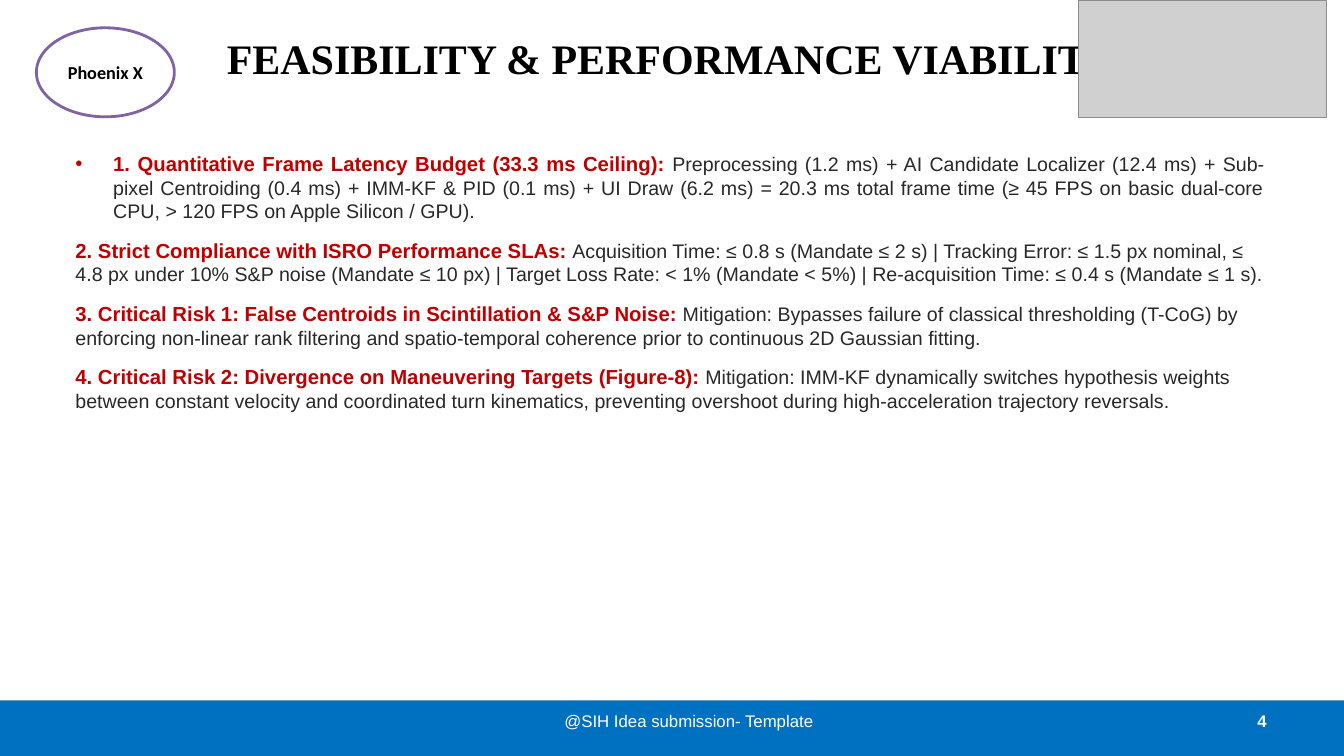
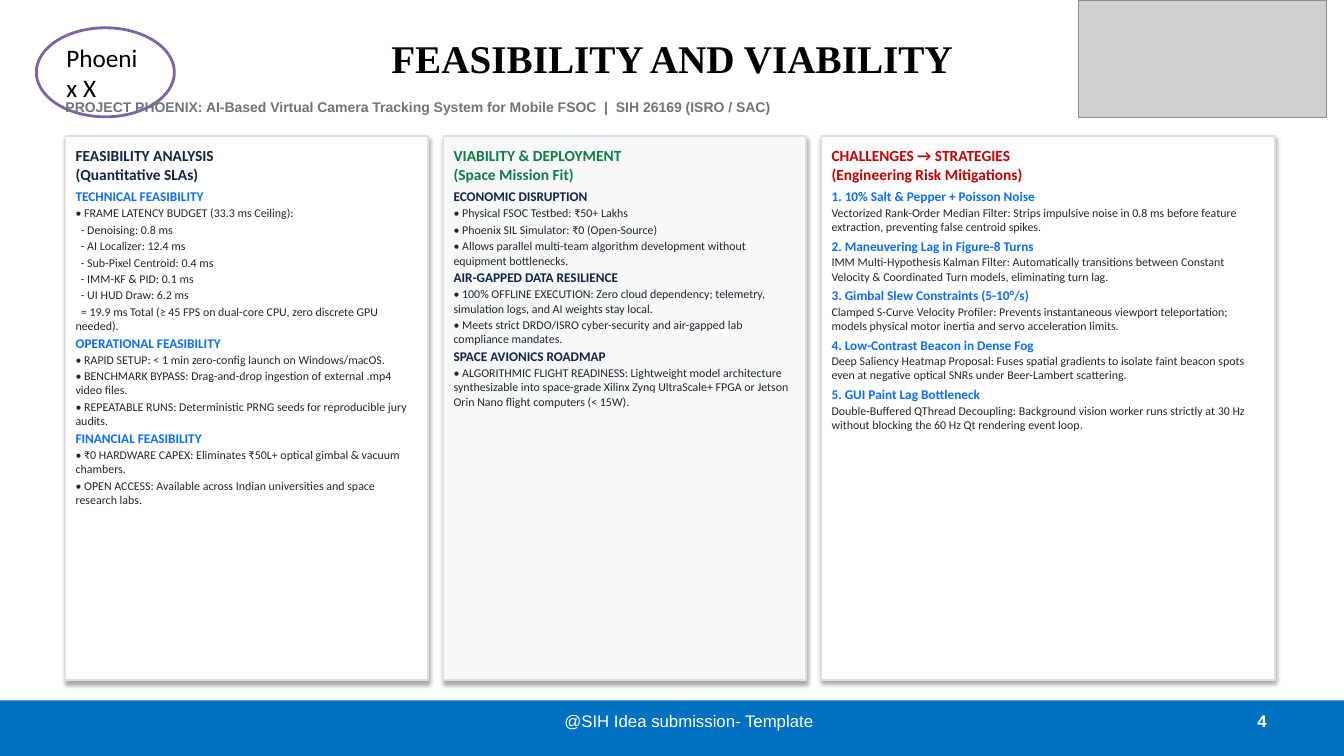
Before and after one commit to jvstin47/SIH-26169-Virtual-Camera-Tracking, a slide deck: slide 4 of Phoenix_X_SIH26169_Submission.pptx. Drawn at 1344x756 pixels with LibreOffice and Linux fonts; fonts in the diff are those of the drawing; grey boxes stand for pictures. Boxes give left, top, right and bottom in pixels: in the first picture for what was removed or moved away, otherwise in the second. Text is boxed around its words. In the diff, an @@ line names an element or a change of style, - is before the commit and + after.

Commit message:
feat(presentation): upgrade presentation deck to match multi-column card-based layout of SIH26177

```diff
--- a/Phoenix_X_SIH26169_Submission.pptx
+++ b/Phoenix_X_SIH26169_Submission.pptx
@@ ellipse "Phoenix X" at (x1=36, y1=28, x2=174, y2=117): size 13 to 18 pt, bold off; alignment centre to left @@
@@ title at (x1=391, y1=47, x2=953, y2=74): text changed; size 30 to 28 pt @@
-FEASIBILITY & PERFORMANCE VIABILITY
+FEASIBILITY AND VIABILITY
@@ text added at (x1=65, y1=102, x2=770, y2=116), 10 pt, text #6C757D, bold @@
+PROJECT PHOENIX: AI-Based Virtual Camera Tracking System for Mobile FSOC | SIH 26169 (ISRO / SAC)
@@ rectangle added at (x1=66, y1=136, x2=429, y2=681), fill #FFFFFF, outline #DAE0E9 1.2 pt @@
@@ rectangle added at (x1=444, y1=136, x2=807, y2=681), fill #F6F8FA, outline #DAE0E9 1.2 pt @@
@@ rectangle added at (x1=822, y1=136, x2=1275, y2=681), fill #FFFFFF, outline #DAE0E9 1.2 pt @@
@@ text removed at (x1=75, y1=156, x2=1264, y2=412) @@
-• 1. Quantitative Frame Latency Budget (33.3 ms Ceiling): Preprocessing (1.2 ms) + AI Candidate Localizer (12.4 ms) + Sub-pixel Centroiding (0.4 ms) + IMM-KF & PID (0.1 ms) + UI Draw (6.2 ms) = 20.3 ms total frame time (≥ 45 FPS on basic dual-core CPU, > 120 FPS on Apple Silicon / GPU).
-2. Strict Compliance with ISRO Performance SLAs: Acquisition Time: ≤ 0.8 s (Mandate ≤ 2 s) | Tracking Error: ≤ 1.5 px nominal, ≤ 4.8 px under 10% S&P noise (Mandate ≤ 10 px) | Target Loss Rate: < 1% (Mandate < 5%) | Re-acquisition Time: ≤ 0.4 s (Mandate ≤ 1 s).
-3. Critical Risk 1: False Centroids in Scintillation & S&P Noise: Mitigation: Bypasses failure of classical thresholding (T-CoG) by enforcing non-linear rank filtering and spatio-temporal coherence prior to continuous 2D Gaussian fitting.
-4. Critical Risk 2: Divergence on Maneuvering Targets (Figure-8): Mitigation: IMM-KF dynamically switches hypothesis weights between constant velocity and coordinated turn kinematics, preventing overshoot during high-acceleration trajectory reversals.
@@ text added at (x1=76, y1=151, x2=407, y2=504), 8.5 pt, text #212529 @@
+FEASIBILITY ANALYSIS
+(Quantitative SLAs)
+TECHNICAL FEASIBILITY
+• FRAME LATENCY BUDGET (33.3 ms Ceiling):
+- Denoising: 0.8 ms
+- AI Localizer: 12.4 ms
+- Sub-Pixel Centroid: 0.4 ms
+- IMM-KF & PID: 0.1 ms
+- UI HUD Draw: 6.2 ms
+= 19.9 ms Total (≥ 45 FPS on dual-core CPU, zero discrete GPU needed).
+OPERATIONAL FEASIBILITY
+• RAPID SETUP: < 1 min zero-config launch on Windows/macOS.
+• BENCHMARK BYPASS: Drag-and-drop ingestion of external .mp4 video files.
+• REPEATABLE RUNS: Deterministic PRNG seeds for reproducible jury audits.
+FINANCIAL FEASIBILITY
+• ₹0 HARDWARE CAPEX: Eliminates ₹50L+ optical gimbal & vacuum chambers.
+• OPEN ACCESS: Available across Indian universities and space research labs.
@@ text added at (x1=454, y1=151, x2=789, y2=408), 8.5 pt, text #212529 @@
+VIABILITY & DEPLOYMENT
+(Space Mission Fit)
+ECONOMIC DISRUPTION
+• Physical FSOC Testbed: ₹50+ Lakhs
+• Phoenix SIL Simulator: ₹0 (Open-Source)
+• Allows parallel multi-team algorithm development without equipment bottlenecks.
+AIR-GAPPED DATA RESILIENCE
+• 100% OFFLINE EXECUTION: Zero cloud dependency; telemetry, simulation logs, and AI weights stay local.
+• Meets strict DRDO/ISRO cyber-security and air-gapped lab compliance mandates.
+SPACE AVIONICS ROADMAP
+• ALGORITHMIC FLIGHT READINESS: Lightweight model architecture synthesizable into space-grade Xilinx Zynq UltraScale+ FPGA or Jetson Orin Nano flight computers (< 15W).
@@ text added at (x1=832, y1=151, x2=1245, y2=431), 8.5 pt, text #212529 @@
+CHALLENGES → STRATEGIES
+(Engineering Risk Mitigations)
+1. 10% Salt & Pepper + Poisson Noise
+Vectorized Rank-Order Median Filter: Strips impulsive noise in 0.8 ms before feature extraction, preventing false centroid spikes.
+2. Maneuvering Lag in Figure-8 Turns
+IMM Multi-Hypothesis Kalman Filter: Automatically transitions between Constant Velocity & Coordinated Turn models, eliminating turn lag.
+3. Gimbal Slew Constraints (5-10°/s)
+Clamped S-Curve Velocity Profiler: Prevents instantaneous viewport teleportation; models physical motor inertia and servo acceleration limits.
+4. Low-Contrast Beacon in Dense Fog
+Deep Saliency Heatmap Proposal: Fuses spatial gradients to isolate faint beacon spots even at negative optical SNRs under Beer-Lambert scattering.
+5. GUI Paint Lag Bottleneck
+Double-Buffered QThread Decoupling: Background vision worker runs strictly at 30 Hz without blocking the 60 Hz Qt rendering event loop.
```
Also in this commit, not shown: 5 other slides changed, 1 other file.
